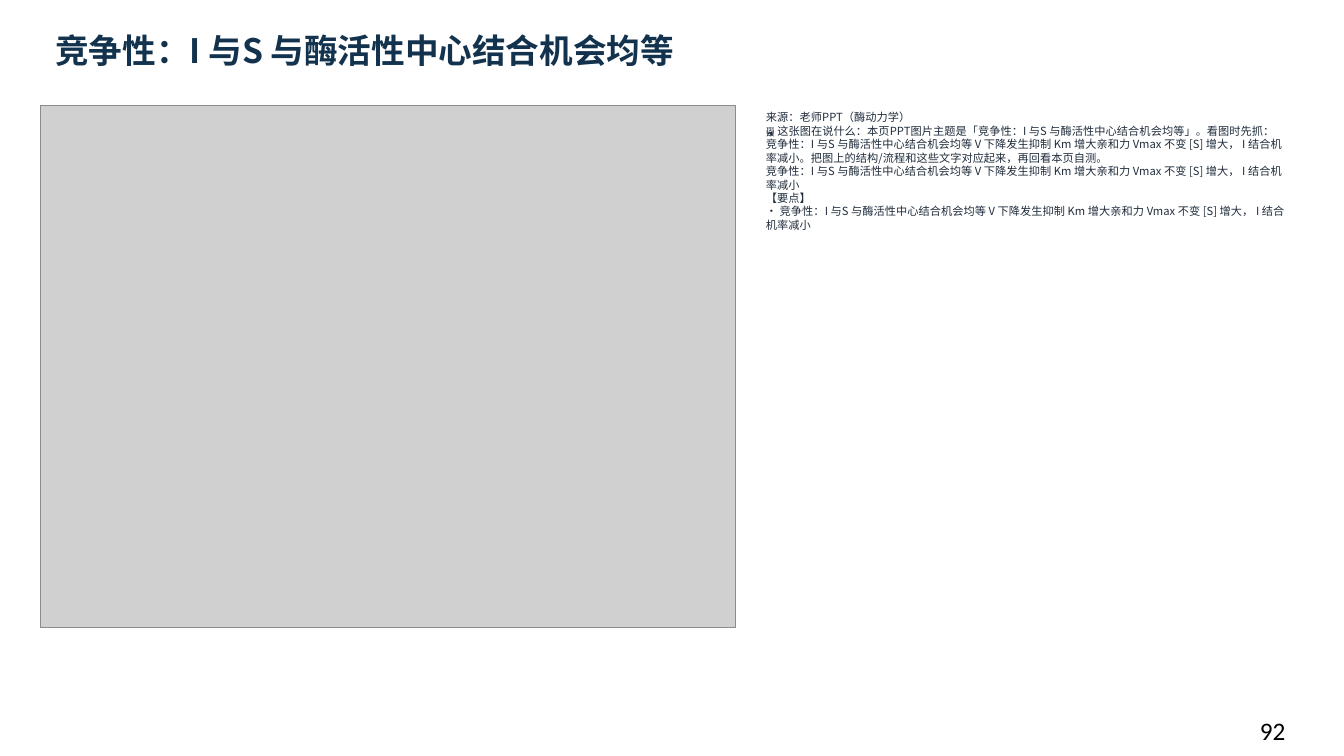
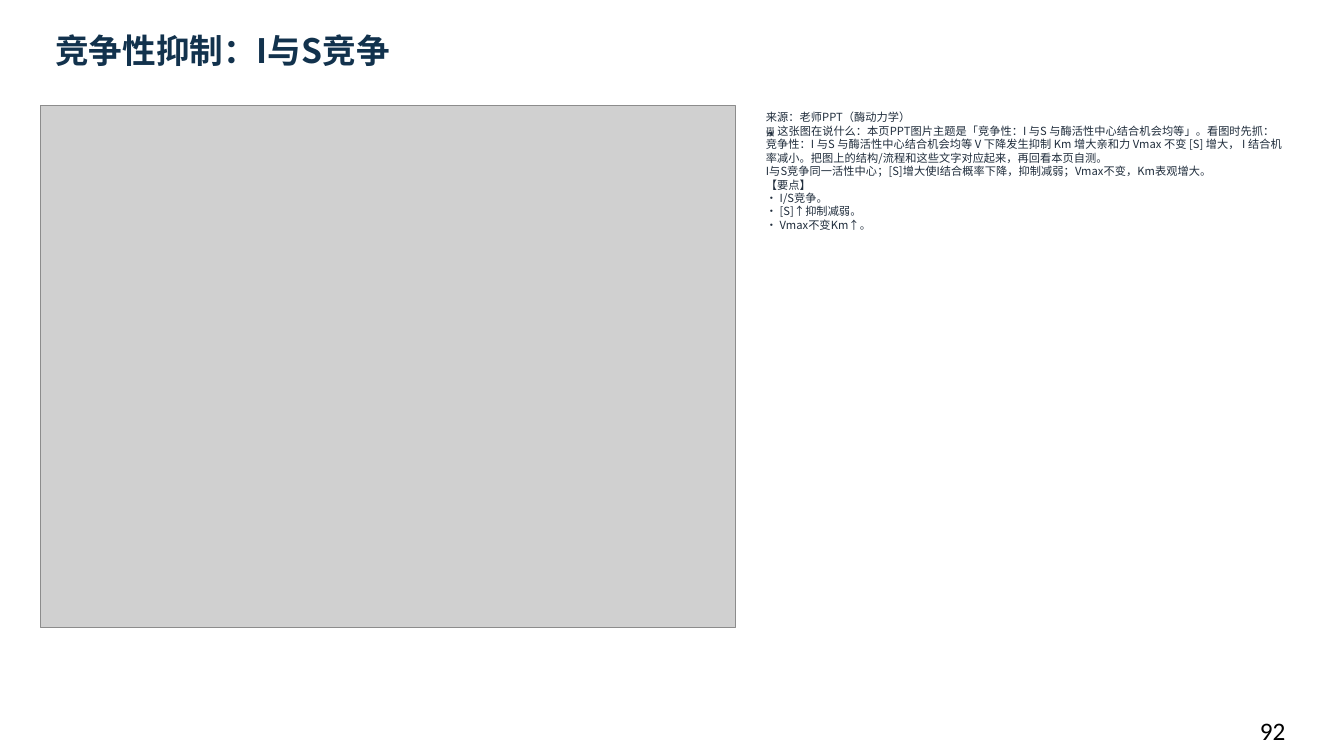
Before and after one commit to newkan-li/Biochemistry, a slide deck: slide 92 of downloads/bc07-ai-style.pptx. Drawn at 1344x756 pixels with LibreOffice and Linux fonts; fonts in the diff are those of the drawing; grey boxes stand for pictures. Boxes give left, top, right and bottom in pixels: in the first picture for what was removed or moved away, otherwise in the second. Text is boxed around its words. In the diff, an @@ line names an element or a change of style, - is before the commit and + after.

```diff
--- a/downloads/bc07-ai-style.pptx
+++ b/downloads/bc07-ai-style.pptx
@@ text at <box>55,34,389,66</box>: text changed @@
-竞争性：I 与S 与酶活性中心结合机会均等
+竞争性抑制：I与S竞争
@@ text at <box>766,111,1282,230</box>: text changed @@
-来源：老师PPT（酶动力学）
-🖼 这张图在说什么：本页PPT图片主题是「竞争性：I 与S 与酶活性中心结合机会均等」。看图时先抓：竞争性：I 与S 与酶活性中心结合机会均等 V 下降发生抑制 Km 增大亲和力 Vmax 不变 [S] 增大， I 结合机率减小。把图上的结构/流程和这些文字对应起来，再回看本页自测。
-竞争性：I 与S 与酶活性中心结合机会均等 V 下降发生抑制 Km 增大亲和力 Vmax 不变 [S] 增大， I 结合机率减小
-【要点】
-• 竞争性：I 与S 与酶活性中心结合机会均等 V 下降发生抑制 Km 增大亲和力 Vmax 不变 [S] 增大， I 结合机率减小
+来源：老师PPT（酶动力学）
+🖼 这张图在说什么：本页PPT图片主题是「竞争性：I 与S 与酶活性中心结合机会均等」。看图时先抓：竞争性：I 与S 与酶活性中心结合机会均等 V 下降发生抑制 Km 增大亲和力 Vmax 不变 [S] 增大， I 结合机率减小。把图上的结构/流程和这些文字对应起来，再回看本页自测。
+I与S竞争同一活性中心；[S]增大使I结合概率下降，抑制减弱；Vmax不变，Km表观增大。
+【要点】
+• I/S竞争。
+• [S]↑抑制减弱。
+• Vmax不变Km↑。
```
Also in this commit, not shown: 44 other slides changed, 5 other files.
